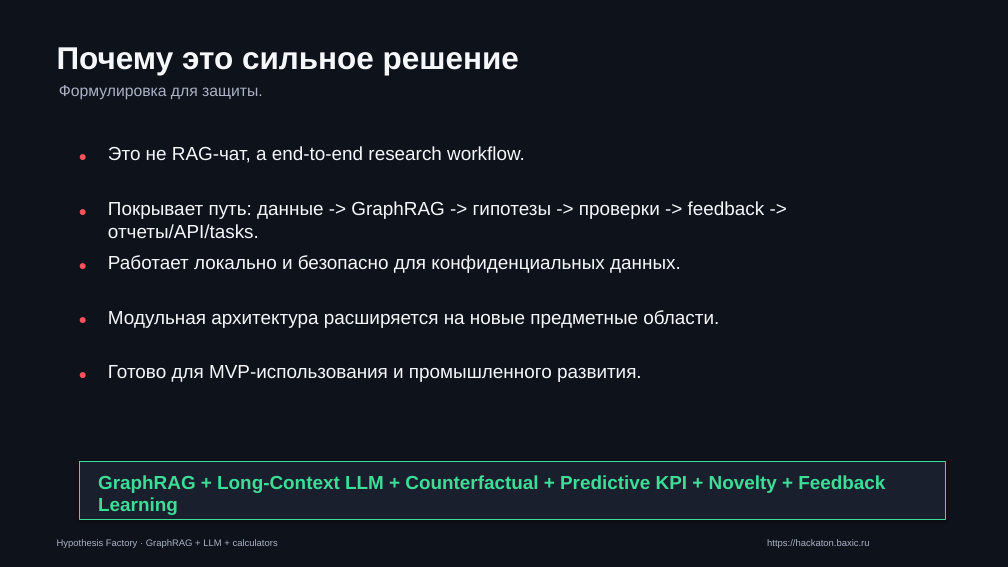
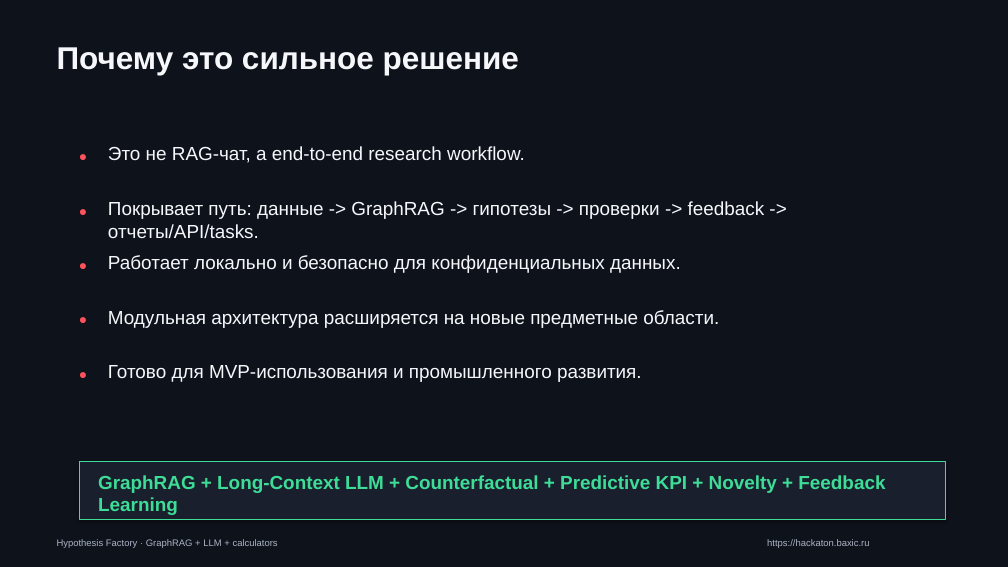
Before and after one commit to baxic-top-projects/hackaton, a slide deck: slide 10 of Hypothesis_Factory_Nornickel_AI_Hackathon.pptx (slide 11 before the commit). Drawn at 1008x567 pixels with LibreOffice and Linux fonts; fonts in the diff are those of the drawing. Boxes give left, top, right and bottom in pixels: in the first picture for what was removed or moved away, otherwise in the second. Text is boxed around its words. In the diff, an @@ line names an element or a change of style, - is before the commit and + after.

```diff
--- a/Hypothesis_Factory_Nornickel_AI_Hackathon.pptx
+++ b/Hypothesis_Factory_Nornickel_AI_Hackathon.pptx
@@ text removed at bbox=[59, 85, 263, 100] @@
-Формулировка для защиты.
```
Also in this commit, not shown: 2 other slides changed, 1 slide removed.
